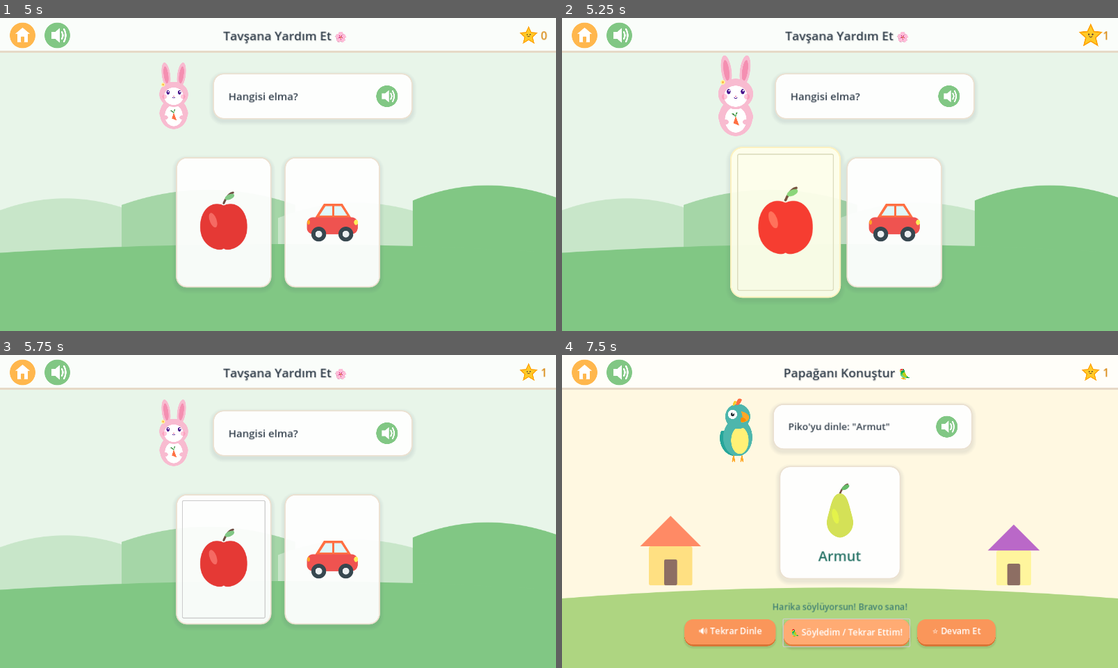
Above: before the commit, frames 1-4 (two rows, left to right).
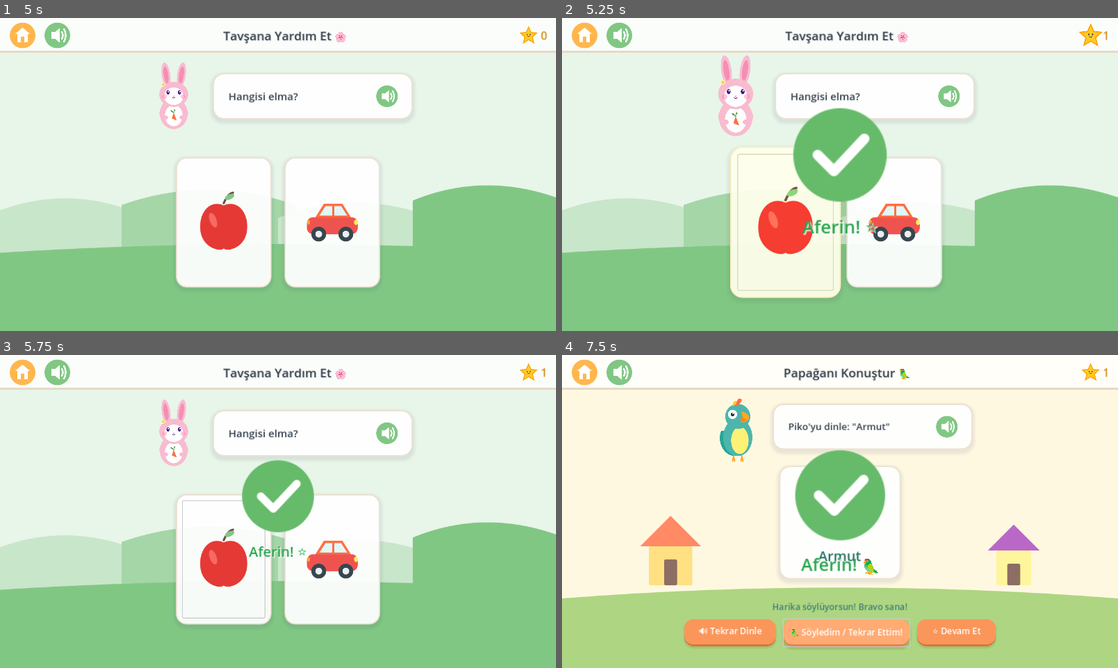
Above: after the commit, the same moments.

Repository: ersinaka/KonusmaAdasi
Game: Godot game, scene res://scenes/main/main_menu.tscn
Two runs of this game, one before a commit and one after it. Both use one fixed random seed, a clock stepped at 60 frames per second and the inputs below. Sound files missing from this copy of the repository are replaced by a short silence.
Inputs (mouse positions are in pixels of both pictures, inside the frame that each line leads up to):
- Up to frame 1 (5 s): click "▶ OYNA" at 0.5 s; click "Oyna 🌸" at 1.25 s; click (22, 36) at 2 s; click "Oyna 🌸" at 2.75 s; click (55, 36) at 3.5 s; click (389, 96) at 4.25 s
- Up to frame 2 (5.25 s): click (784, 221) at 5.02 s
- Up to frame 3 (5.75 s): no input
- Up to frame 4 (7.5 s): click (584, 373) at 5.75 s; click "Oyna 🦜" at 6.5 s; click "🦜 Söyledim / Tekrar Ettim!" at 7.25 s

Frame 1 is identical in both runs. In frame 2, 4.0% of the frame differs, in the area x 41-59%, y 28-70%; in frame 3, 2.4%; in frame 4, 3.8%.

Commit message:
feat: Custom splash logo, autism-friendly sweet bong chime, green tick visual feedback, and calm therapist voice

Diff:
--- a/project.godot
+++ b/project.godot
@@ -12,6 +12,10 @@
 run/main_scene="res://scenes/main/main_menu.tscn"
 config/features=PackedStringArray("4.3", "Forward Plus")
 config/icon="res://assets/characters/fino_avatar.svg"
+boot_splash/bg_color=Color(0.890196, 0.960784, 0.980392, 1)
+boot_splash/image="res://assets/ui/splash.png"
+boot_splash/fullsize=false
+boot_splash/use_filter=true
 
 [autoload]
 
--- a/scenes/games/hikayeyi_kurtar.tscn
+++ b/scenes/games/hikayeyi_kurtar.tscn
@@ -5,6 +5,7 @@
 [ext_resource type="PackedScene" path="res://scenes/ui/nav_bar.tscn" id="3_navbar"]
 [ext_resource type="Texture2D" path="res://assets/characters/fino_avatar.svg" id="4_fino"]
 [ext_resource type="PackedScene" path="res://scenes/ui/reward_dialog.tscn" id="5_reward"]
+[ext_resource type="PackedScene" path="res://scenes/ui/success_overlay.tscn" id="6_success"]
 
 [node name="HikayeyiKurtar" type="Control"]
 layout_mode = 3
@@ -155,3 +156,6 @@
 [node name="RewardDialog" parent="." instance=ExtResource("5_reward")]
 visible = false
 layout_mode = 1
+
+[node name="SuccessOverlay" parent="." instance=ExtResource("6_success")]
+layout_mode = 1
--- a/scenes/games/kayip_esyalar.tscn
+++ b/scenes/games/kayip_esyalar.tscn
@@ -6,6 +6,7 @@
 [ext_resource type="Texture2D" path="res://assets/characters/fino_avatar.svg" id="4_fino"]
 [ext_resource type="Texture2D" path="res://assets/ui/icon_speaker.svg" id="5_speaker"]
 [ext_resource type="PackedScene" path="res://scenes/ui/reward_dialog.tscn" id="6_reward"]
+[ext_resource type="PackedScene" path="res://scenes/ui/success_overlay.tscn" id="7_success"]
 
 [node name="KayipEsyalar" type="Control"]
 layout_mode = 3
@@ -107,3 +108,6 @@
 [node name="RewardDialog" parent="." instance=ExtResource("6_reward")]
 visible = false
 layout_mode = 1
+
+[node name="SuccessOverlay" parent="." instance=ExtResource("7_success")]
+layout_mode = 1
--- a/scenes/games/kelime_treni.tscn
+++ b/scenes/games/kelime_treni.tscn
@@ -7,6 +7,7 @@
 [ext_resource type="Texture2D" path="res://assets/ui/icon_speaker.svg" id="5_speaker"]
 [ext_resource type="Texture2D" path="res://assets/objects/tren_lokomotif.svg" id="6_loko"]
 [ext_resource type="PackedScene" path="res://scenes/ui/reward_dialog.tscn" id="7_reward"]
+[ext_resource type="PackedScene" path="res://scenes/ui/success_overlay.tscn" id="8_success"]
 
 [node name="KelimeTreni" type="Control"]
 layout_mode = 3
@@ -179,3 +180,6 @@
 [node name="RewardDialog" parent="." instance=ExtResource("7_reward")]
 visible = false
 layout_mode = 1
+
+[node name="SuccessOverlay" parent="." instance=ExtResource("8_success")]
+layout_mode = 1
--- a/scenes/games/papagani_konustur.tscn
+++ b/scenes/games/papagani_konustur.tscn
@@ -6,6 +6,7 @@
 [ext_resource type="Texture2D" path="res://assets/characters/piko.svg" id="4_piko"]
 [ext_resource type="Texture2D" path="res://assets/ui/icon_speaker.svg" id="5_speaker"]
 [ext_resource type="PackedScene" path="res://scenes/ui/reward_dialog.tscn" id="6_reward"]
+[ext_resource type="PackedScene" path="res://scenes/ui/success_overlay.tscn" id="7_success"]
 
 [node name="PapaganiKonustur" type="Control"]
 layout_mode = 3
@@ -176,3 +177,6 @@
 [node name="RewardDialog" parent="." instance=ExtResource("6_reward")]
 visible = false
 layout_mode = 1
+
+[node name="SuccessOverlay" parent="." instance=ExtResource("7_success")]
+layout_mode = 1
--- a/scenes/games/tavsana_yardim_et.tscn
+++ b/scenes/games/tavsana_yardim_et.tscn
@@ -6,6 +6,7 @@
 [ext_resource type="Texture2D" path="res://assets/characters/mimi.svg" id="4_mimi"]
 [ext_resource type="Texture2D" path="res://assets/ui/icon_speaker.svg" id="5_speaker"]
 [ext_resource type="PackedScene" path="res://scenes/ui/reward_dialog.tscn" id="6_reward"]
+[ext_resource type="PackedScene" path="res://scenes/ui/success_overlay.tscn" id="7_success"]
 
 [node name="TavsanaYardimEt" type="Control"]
 layout_mode = 3
@@ -102,3 +103,6 @@
 [node name="RewardDialog" parent="." instance=ExtResource("6_reward")]
 visible = false
 layout_mode = 1
+
+[node name="SuccessOverlay" parent="." instance=ExtResource("7_success")]
+layout_mode = 1
--- /dev/null
+++ b/scenes/ui/success_overlay.tscn
@@ -0,0 +1,49 @@
+[gd_scene load_steps=3 format=3 uid="uid://c8m2p5q9v4w10"]
+
+[ext_resource type="Script" path="res://scripts/ui/success_overlay.gd" id="1_overlay"]
+[ext_resource type="Texture2D" path="res://assets/ui/icon_check.svg" id="2_check"]
+
+[node name="SuccessOverlay" type="Control"]
+process_mode = 3
+layout_mode = 3
+anchors_preset = 15
+anchor_right = 1.0
+anchor_bottom = 1.0
+grow_horizontal = 2
+grow_vertical = 2
+mouse_filter = 2
+script = ExtResource("1_overlay")
+
+[node name="CenterContainer" type="CenterContainer" parent="."]
+layout_mode = 1
+anchors_preset = 15
+anchor_right = 1.0
+anchor_bottom = 1.0
+grow_horizontal = 2
+grow_vertical = 2
+mouse_filter = 2
+
+[node name="VBox" type="VBoxContainer" parent="CenterContainer"]
+layout_mode = 2
+mouse_filter = 2
+theme_override_constants/separation = 14
+alignment = 1
+
+[node name="CheckIcon" type="TextureRect" parent="CenterContainer/VBox"]
+custom_minimum_size = Vector2(180, 180)
+layout_mode = 2
+mouse_filter = 2
+texture = ExtResource("2_check")
+expand_mode = 1
+stretch_mode = 5
+
+[node name="MessageLabel" type="Label" parent="CenterContainer/VBox"]
+layout_mode = 2
+mouse_filter = 2
+theme_override_colors/font_color = Color(0.15, 0.65, 0.3, 1)
+theme_override_colors/font_shadow_color = Color(1, 1, 1, 0.8)
+theme_override_constants/shadow_offset_x = 2
+theme_override_constants/shadow_offset_y = 2
+theme_override_font_sizes/font_size = 32
+text = "Harika! ⭐"
+horizontal_alignment = 1
--- a/scripts/games/hikayeyi_kurtar.gd
+++ b/scripts/games/hikayeyi_kurtar.gd
@@ -21,6 +21,7 @@
 @onready var next_story_btn: Button = $StorytellingPanel/VBox/Controls/NextStoryBtn
 
 @onready var reward_dialog: Control = $RewardDialog
+@onready var success_overlay: Control = $SuccessOverlay
 
 var stories_data: Array = []
 var current_story_index: int = 0
@@ -135,7 +136,8 @@
 		# DOĞRU SIRALAMA
 		placed_cards.append(card_data)
 		card_node.visible = false
-		AudioManager.play_gentle_bell()
+		if success_overlay:
+			success_overlay.popup_success("Doğru Adım! ⭐")
 
 		var slot = slots_container.get_child(current_step - 1)
 		var holder = slot.find_child("SlotHolder", true, false)
--- a/scripts/games/kayip_esyalar.gd
+++ b/scripts/games/kayip_esyalar.gd
@@ -11,6 +11,7 @@
 @onready var repeat_audio_btn: TextureButton = $TopSection/PromptBubble/Margin/HBox/SpeakerBtn
 @onready var items_grid: GridContainer = $CenterContent/ItemsGrid
 @onready var reward_dialog: Control = $RewardDialog
+@onready var success_overlay: Control = $SuccessOverlay
 
 var all_items: Array = []
 var current_index: int = 0
@@ -111,7 +112,8 @@
 		# DOĞRU EŞYA
 		is_processing = true
 		card_node.play_correct_animation()
-		AudioManager.play_gentle_bell()
+		if success_overlay:
+			success_overlay.popup_success("Buldun! 🔍")
 
 		var audio_path = clicked_item.get("audio", "")
 		AudioManager.play_voice(audio_path, func():
--- a/scripts/games/kelime_treni.gd
+++ b/scripts/games/kelime_treni.gd
@@ -18,6 +18,7 @@
 
 @onready var reset_button: Button = $PoolArea/ResetButton
 @onready var reward_dialog: Control = $RewardDialog
+@onready var success_overlay: Control = $SuccessOverlay
 
 var word_items: Array = []
 var current_index: int = 0
@@ -166,7 +167,8 @@
 		# DOĞRU HECE
 		current_placed_syllables.append(syl)
 		btn.visible = false
-		AudioManager.play_gentle_bell()
+		if success_overlay:
+			success_overlay.popup_success("Harika! 🚂")
 
 		# Vagon kutusuna yerleştir
 		var wagon = wagon_slots_container.get_child(current_slot_index)
--- a/scripts/games/papagani_konustur.gd
+++ b/scripts/games/papagani_konustur.gd
@@ -18,6 +18,7 @@
 @onready var status_label: Label = $ControlsPanel/StatusLabel
 
 @onready var reward_dialog: Control = $RewardDialog
+@onready var success_overlay: Control = $SuccessOverlay
 
 var word_items: Array = []
 var current_index: int = 0
@@ -89,7 +90,8 @@
 	AudioManager.play_tap_sound()
 	_animate_piko()
 	status_label.text = "Harika söylüyorsun! Bravo sana!"
-	AudioManager.play_gentle_bell()
+	if success_overlay:
+		success_overlay.popup_success("Aferin! 🦜")
 	AudioManager.play_voice("res://assets/audio/voice/harika.wav", func():
 		AudioManager.play_voice("res://assets/audio/voice/aferin.wav")
 	)
--- a/scripts/games/tavsana_yardim_et.gd
+++ b/scripts/games/tavsana_yardim_et.gd
@@ -12,6 +12,7 @@
 @onready var prompt_speaker_btn: TextureButton = $MascotContainer/PromptBubble/Margin/HBox/SpeakerBtn
 @onready var cards_container: HBoxContainer = $CardsContainer
 @onready var reward_dialog: Control = $RewardDialog
+@onready var success_overlay: Control = $SuccessOverlay
 
 var word_items: Array = []
 var current_round_index: int = 0
@@ -148,8 +149,11 @@
 		if target_card:
 			target_card.play_correct_animation()
 
+		# Otizmli çocuklar için belirgin yeşil tick ve tatlı bong sesi
+		if success_overlay:
+			success_overlay.popup_success("Aferin! ⭐")
+
 		_mimi_celebrate()
-		AudioManager.play_gentle_bell()
 
 		# Kelime telaffuzu ve ardından övgü sesi
 		var word_audio = current_target_item.get("audio_word", "")
--- a/scripts/managers/audio_manager.gd
+++ b/scripts/managers/audio_manager.gd
@@ -120,9 +120,16 @@
 	return null
 
 ## Çocuk oyunu için dinamik tatlı synth sesleri (dosya olmadığında bile çalışır)
+func play_sweet_bong() -> void:
+	# İnce, tatlı, huzur verici kristal çan sesi (otizmli çocuklar için rahatlatıcı ve belirgin)
+	var stream = _get_or_load_sfx("res://assets/audio/sfx/sweet_bong.wav")
+	if stream:
+		play_sfx(stream)
+	else:
+		_play_procedural_tone(587.33, 0.45, 0.4)
+
 func play_gentle_bell() -> void:
-	# 880Hz tatlı onay tonu
-	_play_procedural_tone(880.0, 0.25, 0.3)
+	play_sweet_bong()
 
 func play_success_jingle() -> void:
 	_play_procedural_chime([523.25, 659.25, 783.99, 1046.50]) # C5, E5, G5, C6
--- /dev/null
+++ b/scripts/ui/success_overlay.gd
@@ -0,0 +1,39 @@
+extends Control
+
+## SuccessOverlay
+## Otizmli ve özel gereksinimli çocuklar için belirgin, dikkat çekici,
+## neşeli büyük yeşil onay işareti (tick) ve ince tatlı bong sesi efekti.
+
+@onready var container: CenterContainer = $CenterContainer
+@onready var check_icon: TextureRect = $CenterContainer/VBox/CheckIcon
+@onready var message_label: Label = $CenterContainer/VBox/MessageLabel
+
+var tween: Tween
+
+func _ready() -> void:
+	visible = false
+	mouse_filter = Control.MOUSE_FILTER_IGNORE
+
+func popup_success(custom_text: String = "Harika! ⭐") -> void:
+	visible = true
+	message_label.text = custom_text
+
+	# İnce tatlı bong sesini çal
+	AudioManager.play_sweet_bong()
+
+	if tween and tween.is_running():
+		tween.kill()
+
+	container.scale = Vector2(0.2, 0.2)
+	container.pivot_offset = container.size / 2.0
+	modulate.a = 1.0
+
+	# Elastik ve dikkat çekici yaylanma
+	tween = create_tween().set_trans(Tween.TRANS_ELASTIC).set_ease(Tween.EASE_OUT)
+	tween.tween_property(container, "scale", Vector2(1.25, 1.25), 0.35)
+	tween.tween_property(container, "scale", Vector2.ONE, 0.25)
+
+	# 0.7 saniye bekle ve yumuşakça kaybol
+	tween.tween_interval(0.4)
+	tween.tween_property(self, "modulate:a", 0.0, 0.3)
+	tween.tween_callback(func(): visible = false)
Not shown, added: assets/audio/sfx/sweet_bong.wav.import
Binary file added: assets/ui/splash.png
Not shown, added: assets/ui/splash.png.import
Not shown, added: dist/index.apple-touch-icon.png.import
Not shown, added: dist/index.icon.png.import
Binary file changed: dist/index.png
Not shown, added: dist/index.png.import
Not shown, added: assets/audio/sfx/sweet_bong.wav
Not shown, changed: assets/audio/voice/aferin.wav
Not shown, changed: assets/audio/voice/cok_guzel.wav
Not shown, changed: assets/audio/voice/fino_ada_rehberi.wav
Not shown, changed: assets/audio/voice/harika.wav
(and 33 more such lines)
